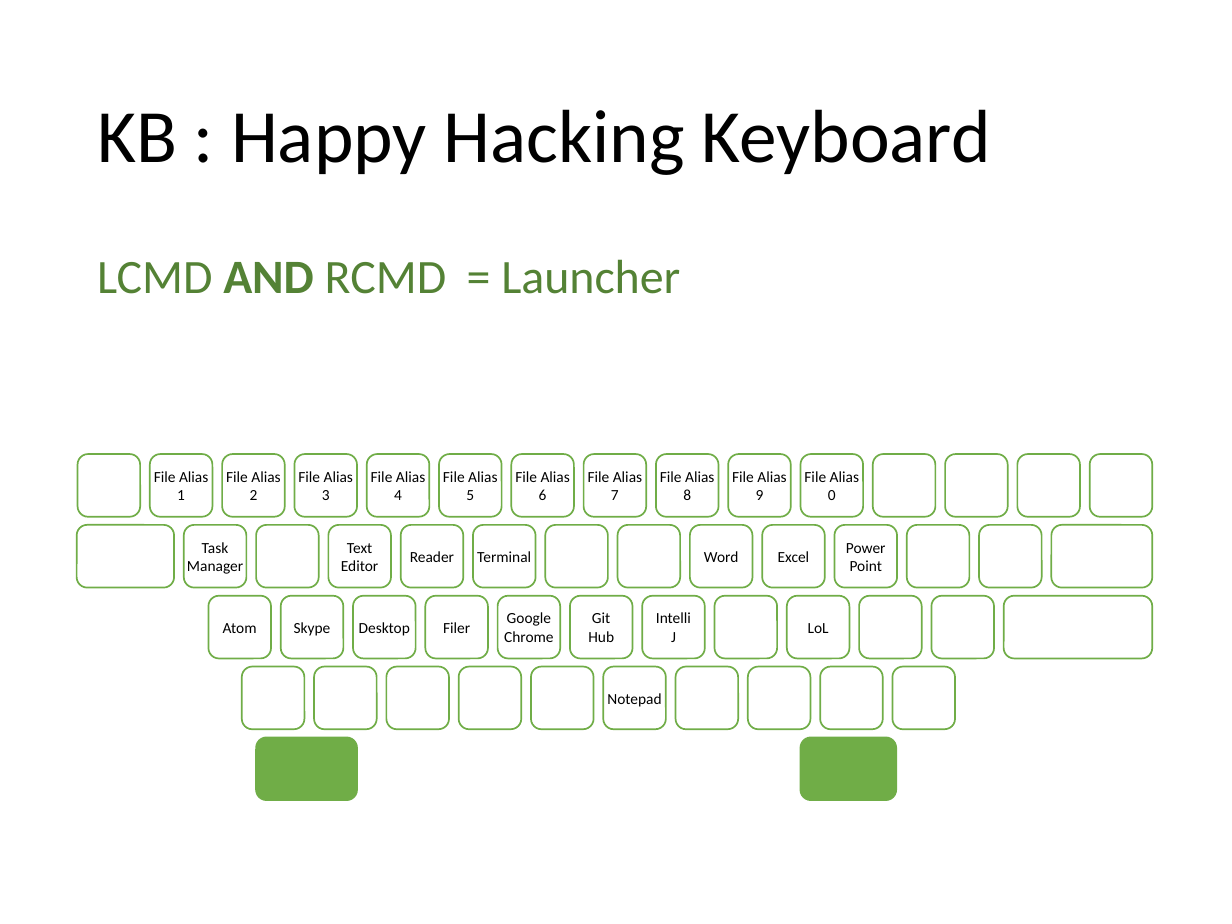
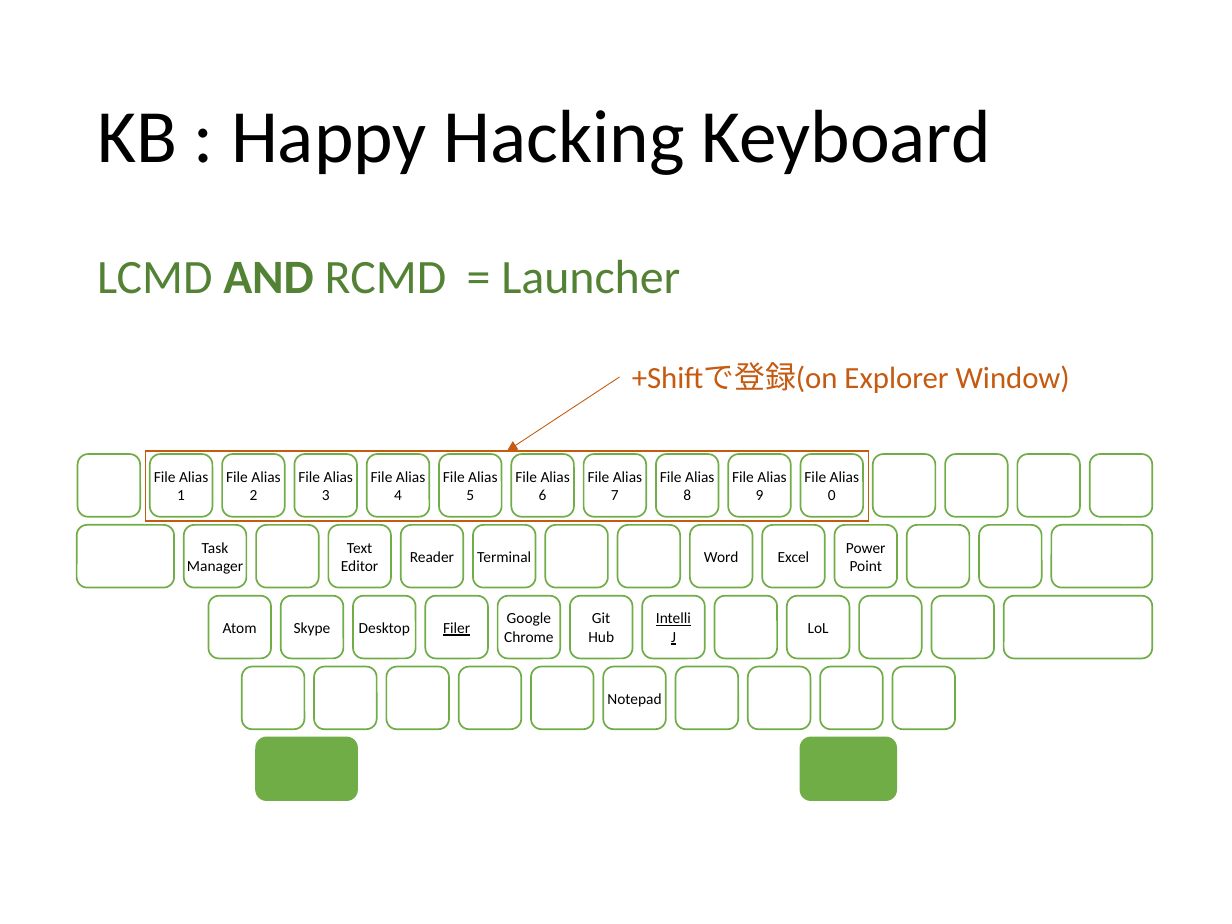
Before and after one commit to ittooo66/myAHK, a slide deck: slide 6 of MANUAL.pptx (slide 7 before the commit). Drawn at 1232x924 pixels with LibreOffice and Linux fonts; fonts in the diff are those of the drawing. Boxes give left, top, right and bottom in pixels: in the first picture for what was removed or moved away, otherwise in the second. Text is boxed around its words. In the diff, an @@ line names an element or a change of style, - is before the commit and + after.

```diff
--- a/MANUAL.pptx
+++ b/MANUAL.pptx
@@ arrow added from (620, 377) to (508, 451), #C55A11 0.5 pt @@
@@ text added at [632, 362, 1070, 393], 18 pt, text #C55A11 @@
++Shiftで登録(on Explorer Window)
@@ rectangle added at [145, 451, 869, 521], outline #C55A11 1 pt @@
@@ rounded rectangle "Filer" at [425, 596, 488, 659]: underline on @@
@@ rounded rectangle "Intelli" at [642, 596, 705, 659]: underline on @@
```
Also in this commit, not shown: 7 other slides changed, 1 slide added, 2 slides removed.
